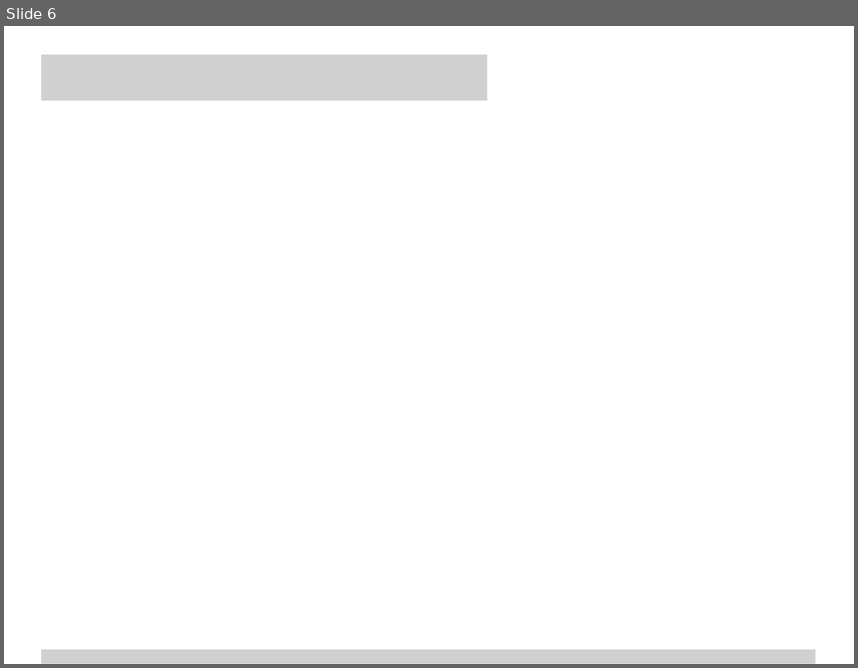
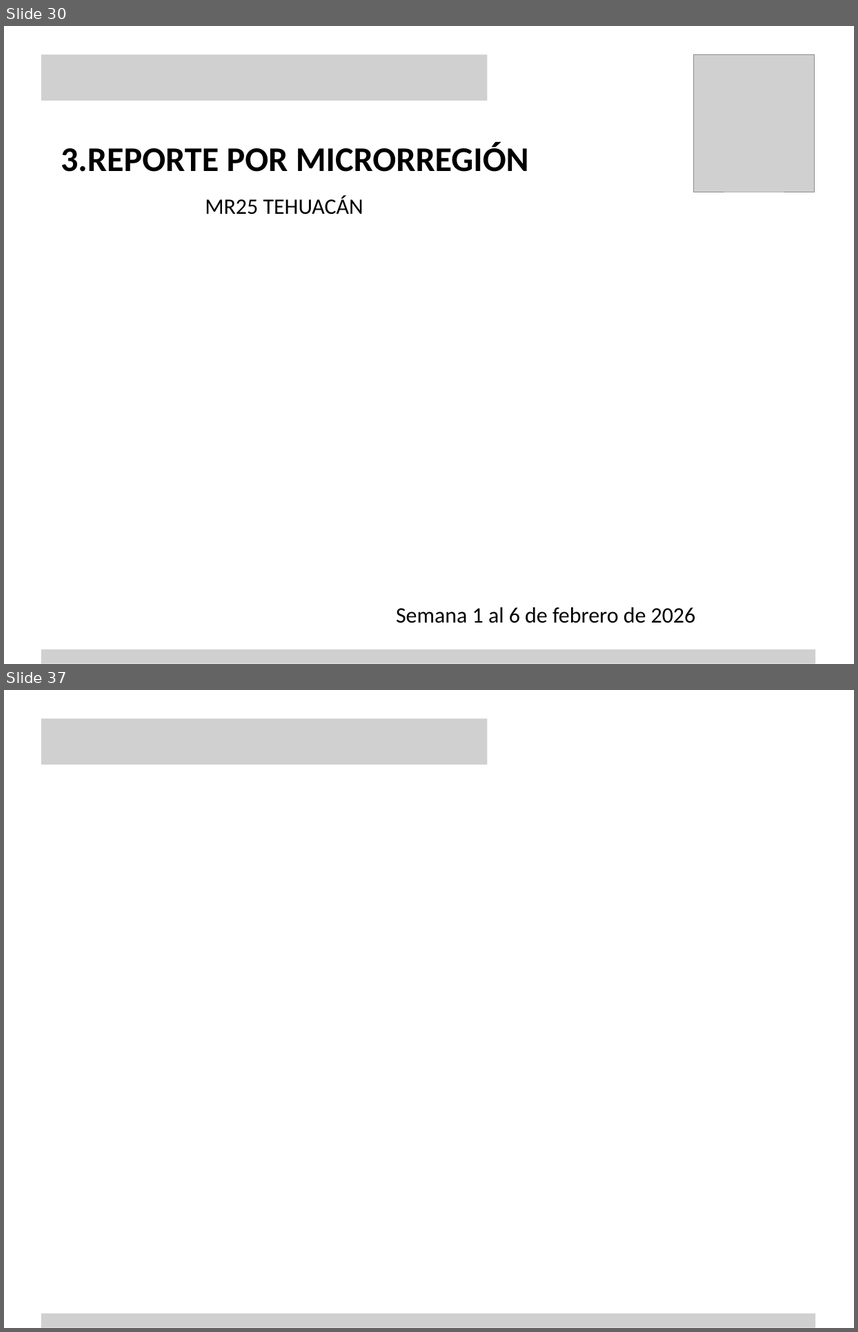
Before and after one commit to KevinRolcer/dgdg, a slide deck: storage/templates/Dgdg Mesas de paz.pptx. Shown one above the other, each under a label of ours: slide 6 before the commit, slides 30 and 37 after it; the slides between them are not shown. The pictures are 858x668 and 858x1332 pixels, drawn with LibreOffice and Linux fonts; fonts in the diff are those of the drawing; grey boxes stand for pictures; background and template pictures are left out. Boxes give left, top, right and bottom in pixels: in the first picture for what was removed or moved away, otherwise in the second. Text is boxed around its words. In the diff, an @@ line names an element or a change of style, - is before the commit and + after.

```diff
--- a/storage/templates/Dgdg Mesas de paz.pptx
+++ b/storage/templates/Dgdg Mesas de paz.pptx
@@ slide 30 added at [4, 26, 854, 664], background picture (left out) @@
@@ picture added at [41, 55, 488, 101] @@
@@ picture added at [694, 55, 815, 192] @@
@@ text added at [61, 143, 529, 172], 44 pt, text #000000, bold @@
+3.REPORTE POR MICRORREGIÓN
@@ text added at [205, 195, 363, 214], 28 pt, text #000000 @@
+MR25 TEHUACÁN
@@ text added at [396, 606, 696, 623], 28 pt, text #000000 @@
+Semana 1 al 6 de febrero de 2026
@@ picture added at [41, 649, 815, 663] @@
@@ what was slide 6 is now slide 37 @@
```
Also in this commit, not shown: 2 slides changed, 32 other slides added, 3 slides removed, 13 other files.
